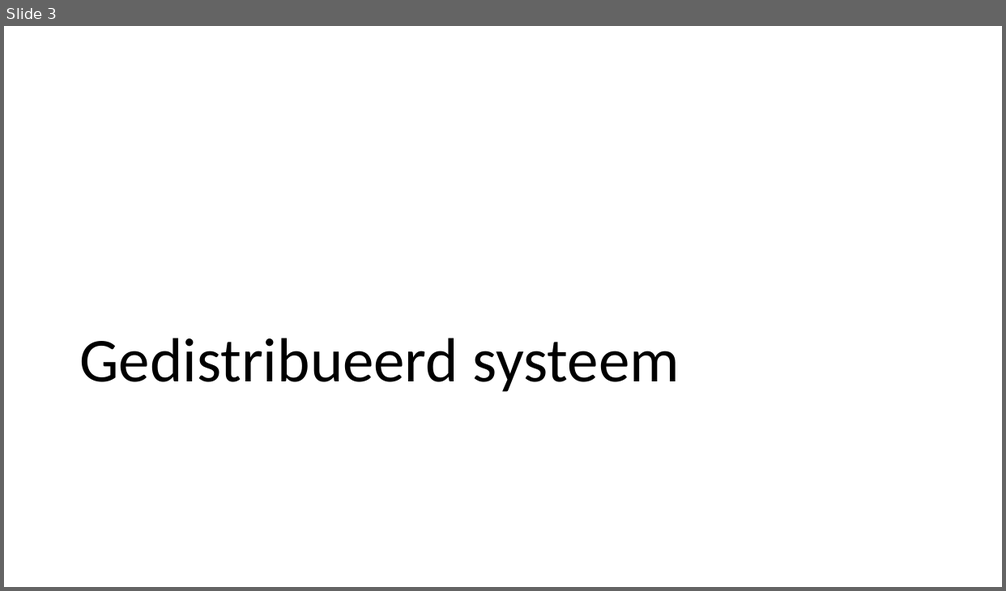
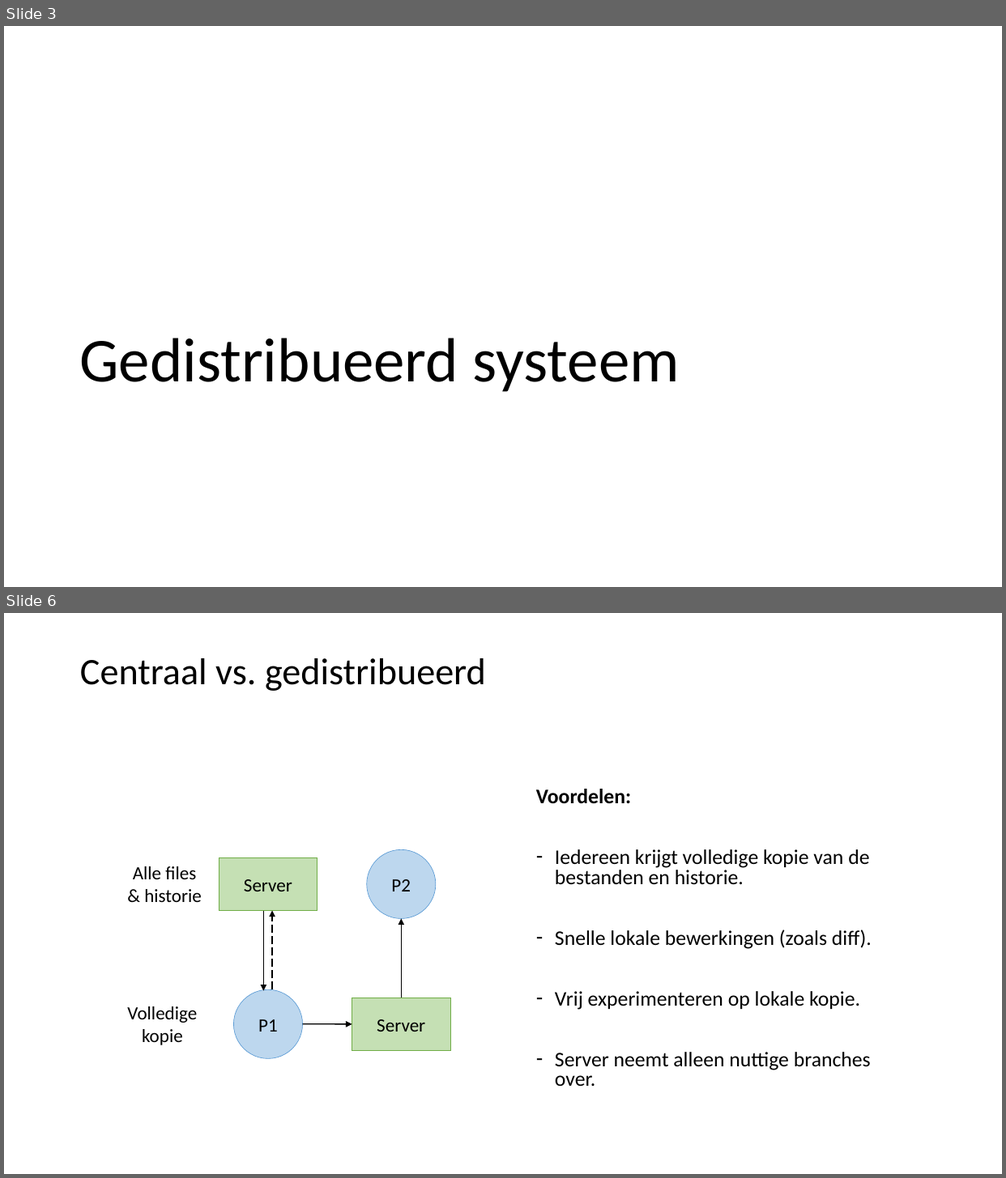
Before and after one commit to LFKoning/knowledge-sharing, a slide deck: git_course/2_collaboration/git_collaboration.pptx. Shown one above the other, each under a label of ours: slide 3 before the commit, slides 3 and 6 after it; the slides between them are not shown. The pictures are 1006x591 and 1006x1178 pixels, drawn with LibreOffice and Linux fonts; fonts in the diff are those of the drawing. Boxes give left, top, right and bottom in pixels: in the first picture for what was removed or moved away, otherwise in the second. Text is boxed around its words. In the diff, an @@ line names an element or a change of style, - is before the commit and + after.

```diff
--- a/git_course/2_collaboration/git_collaboration.pptx
+++ b/git_course/2_collaboration/git_collaboration.pptx
@@ slide 6 added at [4, 613, 1002, 1174], background #FFFFFF @@
@@ title added at [80, 658, 486, 691], 36 pt, text #000000 @@
+Centraal vs. gedistribueerd
@@ text added at [536, 789, 872, 1086], 20 pt, text #000000 @@
+Voordelen:
+– Iedereen krijgt volledige kopie van de bestanden en historie.
+– Snelle lokale bewerkingen (zoals diff).
+– Vrij experimenteren op lokale kopie.
+– Server neemt alleen nuttige branches over.
@@ ellipse added at [367, 850, 436, 918], fill #BDD7EE, outline #5B9BD5 0.5 pt, 18 pt, text #000000 @@
+P2
@@ text added at [133, 867, 202, 902], 18 pt, text #000000 @@
+Alle files
+& historie
@@ rectangle added at [219, 858, 317, 911], fill #C5E0B4, outline #70AD47 0.5 pt, 18 pt, text #000000 @@
+Server
@@ arrow added from (264, 911) to (264, 991), #000000 1 pt @@
@@ arrow added from (272, 990) to (272, 911), #000000 1 pt dashed @@
@@ arrow added from (402, 998) to (402, 919), #000000 1 pt @@
@@ ellipse added at [234, 990, 303, 1059], fill #BDD7EE, outline #5B9BD5 0.5 pt, 18 pt, text #000000 @@
+P1
@@ rectangle added at [352, 998, 450, 1051], fill #C5E0B4, outline #70AD47 0.5 pt, 18 pt, text #000000 @@
+Server
@@ text added at [127, 1007, 197, 1046], 18 pt, text #000000 @@
+Volledige
+kopie
@@ arrow added from (303, 1024) to (352, 1024), #000000 1 pt @@
```
Also in this commit, not shown: 4 slides changed, 29 other slides added, 10 slides removed, 3 other files.
